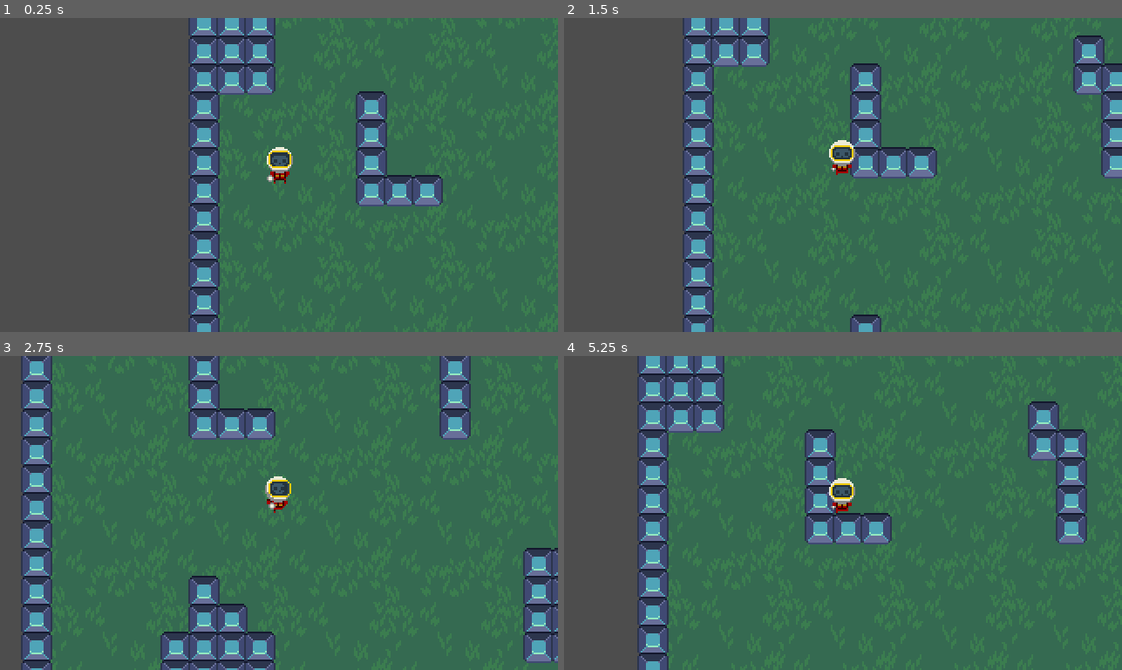
Above: before the commit, frames 1-4 (two rows, left to right).
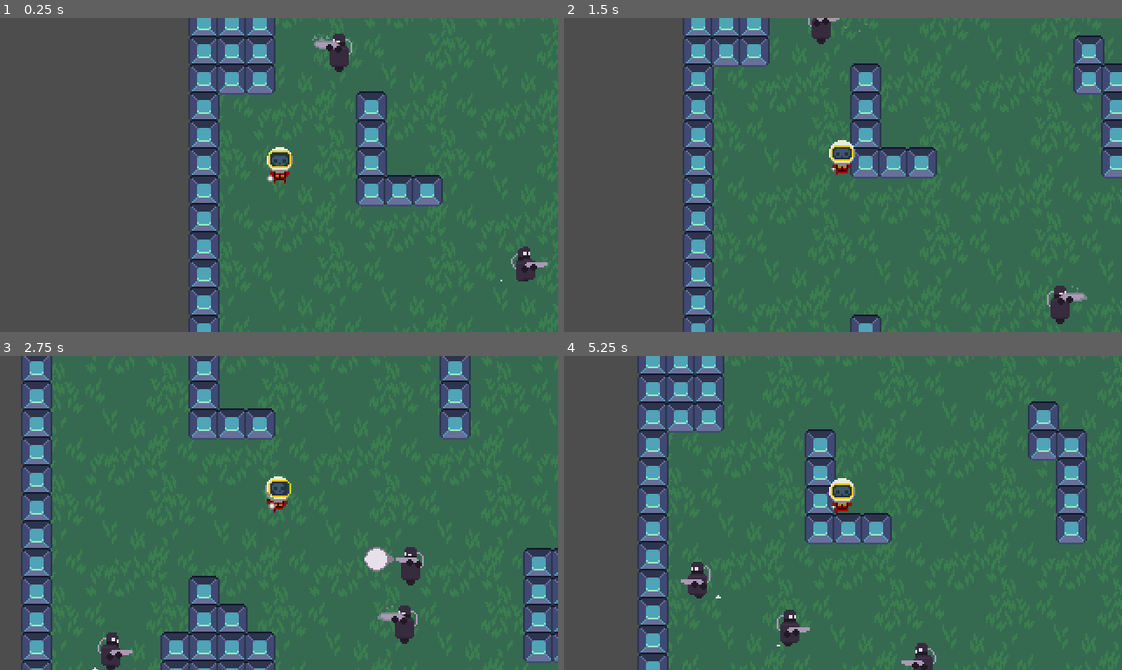
Above: after the commit, the same moments.

Repository: Hamsu-dev/NHG-Rougelike
Game: Godot game, scene res://Scenes/world.tscn
Two runs of this game, one before a commit and one after it. Both use one fixed random seed, a clock stepped at 60 frames per second and the inputs below.
Inputs:
- Up to frame 1 (0.25 s): no input
- Up to frame 2 (1.5 s): hold D (right) 0.53-1.28 s; hold S (down) from 1.28 s (still down)
- Up to frame 3 (2.75 s): release S (down) at 2.03 s; hold D (right) from 2.03 s (still down)
- Up to frame 4 (5.25 s): release D (right) at 2.78 s; hold W (up) 2.78-3.53 s; hold A (left) 3.53-5.03 s; hold S (down) from 5.03 s (still down)

The runs differ from the first frame. In frame 1, 0.8% of the frame differs, in the area x 55-99%, y 5-84%; in frame 2, 0.7%; in frame 3, 1.5%, in the area x 16-76%, y 60-100%; in frame 4, 1.0%.

Commit message:
:fire: New enemy attack state

Diff:
--- a/Scenes/business_goblin.tscn
+++ b/Scenes/business_goblin.tscn
@@ -1,12 +1,13 @@
-[gd_scene load_steps=55 format=3 uid="uid://0swq8evanvan"]
+[gd_scene load_steps=58 format=3 uid="uid://0swq8evanvan"]
 
 [ext_resource type="Script" path="res://Scripts/business_goblin.gd" id="1_ciccd"]
 [ext_resource type="Texture2D" uid="uid://2uwxiw31gd5" path="res://Assets/Pot_enemy.png" id="2_cknee"]
-[ext_resource type="Script" path="res://Scripts/finite_state_machine.gd" id="4_nvnsf"]
+[ext_resource type="Script" path="res://States/finite_state_machine.gd" id="4_alqsg"]
 [ext_resource type="Script" path="res://Scripts/animation_director.gd" id="4_q5sk8"]
-[ext_resource type="Script" path="res://Scripts/enemy_wander_state.gd" id="5_f67p2"]
-[ext_resource type="Script" path="res://Scripts/enemy_chase_state.gd" id="6_b80fx"]
-[ext_resource type="Script" path="res://Scripts/enemy_ambush_state.gd" id="7_8q0ek"]
+[ext_resource type="Script" path="res://States/enemy_wander_state.gd" id="5_dwxi0"]
+[ext_resource type="Script" path="res://States/enemy_chase_state.gd" id="6_7jra8"]
+[ext_resource type="Script" path="res://States/enemy_ambush_state.gd" id="6_kg5tl"]
+[ext_resource type="Script" path="res://States/enemy_shoot_state.gd" id="7_uqm5j"]
 
 [sub_resource type="AtlasTexture" id="AtlasTexture_s4rkj"]
 atlas = ExtResource("2_cknee")
@@ -294,6 +295,287 @@
 "speed": 5.0
 }]
 
+[sub_resource type="Animation" id="Animation_1e21p"]
+length = 0.001
+tracks/0/type = "value"
+tracks/0/imported = false
+tracks/0/enabled = true
+tracks/0/path = NodePath("AnimatedSprite2D:animation")
+tracks/0/interp = 1
+tracks/0/loop_wrap = true
+tracks/0/keys = {
+"times": PackedFloat32Array(0),
+"transitions": PackedFloat32Array(1),
+"update": 1,
+"values": [&"move"]
+}
+tracks/1/type = "value"
+tracks/1/imported = false
+tracks/1/enabled = true
+tracks/1/path = NodePath("AnimatedSprite2D:frame")
+tracks/1/interp = 1
+tracks/1/loop_wrap = true
+tracks/1/keys = {
+"times": PackedFloat32Array(0),
+"transitions": PackedFloat32Array(1),
+"update": 1,
+"values": [7]
+}
+tracks/2/type = "value"
+tracks/2/imported = false
+tracks/2/enabled = true
+tracks/2/path = NodePath("AnimatedSprite2D:flip_h")
+tracks/2/interp = 1
+tracks/2/loop_wrap = true
+tracks/2/keys = {
+"times": PackedFloat32Array(0),
+"transitions": PackedFloat32Array(1),
+"update": 1,
+"values": [false]
+}
+
+[sub_resource type="Animation" id="Animation_1gjpj"]
+resource_name = "idle"
+length = 0.1
+tracks/0/type = "value"
+tracks/0/imported = false
+tracks/0/enabled = true
+tracks/0/path = NodePath("AnimatedSprite2D:animation")
+tracks/0/interp = 1
+tracks/0/loop_wrap = true
+tracks/0/keys = {
+"times": PackedFloat32Array(0),
+"transitions": PackedFloat32Array(1),
+"update": 1,
+"values": [&"idle"]
+}
+tracks/1/type = "value"
+tracks/1/imported = false
+tracks/1/enabled = true
+tracks/1/path = NodePath("AnimatedSprite2D:flip_h")
+tracks/1/interp = 1
+tracks/1/loop_wrap = true
+tracks/1/keys = {
+"times": PackedFloat32Array(0),
+"transitions": PackedFloat32Array(1),
+"update": 1,
+"values": [true]
+}
+tracks/2/type = "value"
+tracks/2/imported = false
+tracks/2/enabled = true
+tracks/2/path = NodePath("AnimatedSprite2D:frame")
+tracks/2/interp = 1
+tracks/2/loop_wrap = true
+tracks/2/keys = {
+"times": PackedFloat32Array(0),
+"transitions": PackedFloat32Array(1),
+"update": 1,
+"values": [0]
+}
+
+[sub_resource type="Animation" id="Animation_gecj7"]
+resource_name = "shoot_left"
+length = 0.8
+loop_mode = 1
+tracks/0/type = "value"
+tracks/0/imported = false
+tracks/0/enabled = true
+tracks/0/path = NodePath("AnimatedSprite2D:animation")
+tracks/0/interp = 1
+tracks/0/loop_wrap = true
+tracks/0/keys = {
+"times": PackedFloat32Array(0),
+"transitions": PackedFloat32Array(1),
+"update": 1,
+"values": [&"move"]
+}
+tracks/1/type = "value"
+tracks/1/imported = false
+tracks/1/enabled = true
+tracks/1/path = NodePath("AnimatedSprite2D:frame")
+tracks/1/interp = 1
+tracks/1/loop_wrap = true
+tracks/1/keys = {
+"times": PackedFloat32Array(0, 0.1, 0.2, 0.3, 0.4, 0.5, 0.6, 0.7),
+"transitions": PackedFloat32Array(1, 1, 1, 1, 1, 1, 1, 1),
+"update": 1,
+"values": [15, 16, 17, 18, 19, 20, 21, 22]
+}
+tracks/2/type = "value"
+tracks/2/imported = false
+tracks/2/enabled = true
+tracks/2/path = NodePath("AnimatedSprite2D:flip_h")
+tracks/2/interp = 1
+tracks/2/loop_wrap = true
+tracks/2/keys = {
+"times": PackedFloat32Array(0, 0.8),
+"transitions": PackedFloat32Array(1, 1),
+"update": 1,
+"values": [true, true]
+}
+
+[sub_resource type="Animation" id="Animation_nmlxg"]
+resource_name = "shoot_right"
+length = 0.8
+loop_mode = 1
+tracks/0/type = "value"
+tracks/0/imported = false
+tracks/0/enabled = true
+tracks/0/path = NodePath("AnimatedSprite2D:animation")
+tracks/0/interp = 1
+tracks/0/loop_wrap = true
+tracks/0/keys = {
+"times": PackedFloat32Array(0),
+"transitions": PackedFloat32Array(1),
+"update": 1,
+"values": [&"move"]
+}
+tracks/1/type = "value"
+tracks/1/imported = false
+tracks/1/enabled = true
+tracks/1/path = NodePath("AnimatedSprite2D:frame")
+tracks/1/interp = 1
+tracks/1/loop_wrap = true
+tracks/1/keys = {
+"times": PackedFloat32Array(0, 0.1, 0.2, 0.3, 0.4, 0.5, 0.6, 0.7),
+"transitions": PackedFloat32Array(1, 1, 1, 1, 1, 1, 1, 1),
+"update": 1,
+"values": [15, 16, 17, 18, 19, 20, 21, 22]
+}
+tracks/2/type = "value"
+tracks/2/imported = false
+tracks/2/enabled = true
+tracks/2/path = NodePath("AnimatedSprite2D:flip_h")
+tracks/2/interp = 1
+tracks/2/loop_wrap = true
+tracks/2/keys = {
+"times": PackedFloat32Array(0, 0.8),
+"transitions": PackedFloat32Array(1, 1),
+"update": 1,
+"values": [false, false]
+}
+
+[sub_resource type="Animation" id="Animation_vpe8d"]
+resource_name = "wake_left"
+tracks/0/type = "value"
+tracks/0/imported = false
+tracks/0/enabled = true
+tracks/0/path = NodePath("AnimatedSprite2D:animation")
+tracks/0/interp = 1
+tracks/0/loop_wrap = true
+tracks/0/keys = {
+"times": PackedFloat32Array(0),
+"transitions": PackedFloat32Array(1),
+"update": 1,
+"values": [&"idle"]
+}
+tracks/1/type = "value"
+tracks/1/imported = false
+tracks/1/enabled = true
+tracks/1/path = NodePath("AnimatedSprite2D:flip_h")
+tracks/1/interp = 1
+tracks/1/loop_wrap = true
+tracks/1/keys = {
+"times": PackedFloat32Array(0, 0.1, 0.2, 0.3, 0.4, 0.5),
+"transitions": PackedFloat32Array(1, 1, 1, 1, 1, 1),
+"update": 1,
+"values": [true, true, true, true, true, true]
+}
+tracks/2/type = "value"
+tracks/2/imported = false
+tracks/2/enabled = true
+tracks/2/path = NodePath("AnimatedSprite2D:frame")
+tracks/2/interp = 1
+tracks/2/loop_wrap = true
+tracks/2/keys = {
+"times": PackedFloat32Array(0, 0.1, 0.2, 0.3, 0.4, 0.5),
+"transitions": PackedFloat32Array(1, 1, 1, 1, 1, 1),
+"update": 1,
+"values": [1, 2, 3, 4, 5, 6]
+}
+
+[sub_resource type="Animation" id="Animation_73ncd"]
+resource_name = "wake_right"
+length = 0.6
+tracks/0/type = "value"
+tracks/0/imported = false
+tracks/0/enabled = true
+tracks/0/path = NodePath("AnimatedSprite2D:animation")
+tracks/0/interp = 1
+tracks/0/loop_wrap = true
+tracks/0/keys = {
+"times": PackedFloat32Array(0),
+"transitions": PackedFloat32Array(1),
+"update": 1,
+"values": [&"idle"]
+}
+tracks/1/type = "value"
+tracks/1/imported = false
+tracks/1/enabled = true
+tracks/1/path = NodePath("AnimatedSprite2D:frame")
+tracks/1/interp = 1
+tracks/1/loop_wrap = true
+tracks/1/keys = {
+"times": PackedFloat32Array(0, 0.1, 0.2, 0.3, 0.4, 0.5),
+"transitions": PackedFloat32Array(1, 1, 1, 1, 1, 1),
+"update": 1,
+"values": [1, 2, 3, 4, 5, 6]
+}
+tracks/2/type = "value"
+tracks/2/imported = false
+tracks/2/enabled = true
+tracks/2/path = NodePath("AnimatedSprite2D:flip_h")
+tracks/2/interp = 1
+tracks/2/loop_wrap = true
+tracks/2/keys = {
+"times": PackedFloat32Array(0, 0.1, 0.2, 0.3, 0.4, 0.5),
+"transitions": PackedFloat32Array(1, 1, 1, 1, 1, 1),
+"update": 1,
+"values": [false, false, false, false, false, false]
+}
+
+[sub_resource type="Animation" id="Animation_gvxed"]
+resource_name = "walk_left"
+length = 0.8
+loop_mode = 1
+tracks/0/type = "value"
+tracks/0/imported = false
+tracks/0/enabled = true
+tracks/0/path = NodePath("AnimatedSprite2D:animation")
+tracks/0/interp = 1
+tracks/0/loop_wrap = true
+tracks/0/keys = {
+"times": PackedFloat32Array(0),
+"transitions": PackedFloat32Array(1),
+"update": 1,
+"values": [&"move"]
+}
+tracks/1/type = "value"
+tracks/1/imported = false
+tracks/1/enabled = true
+tracks/1/path = NodePath("AnimatedSprite2D:flip_h")
+tracks/1/interp = 1
+tracks/1/loop_wrap = true
+tracks/1/keys = {
+"times": PackedFloat32Array(0, 0.1, 0.2, 0.3, 0.4, 0.5, 0.6, 0.7),
+"transitions": PackedFloat32Array(1, 1, 1, 1, 1, 1, 1, 1),
+"update": 1,
+"values": [true, true, true, true, true, true, true, true]
+}
+tracks/2/type = "value"
+tracks/2/imported = false
+tracks/2/enabled = true
+tracks/2/path = NodePath("AnimatedSprite2D:frame")
+tracks/2/interp = 1
+tracks/2/loop_wrap = true
+tracks/2/keys = {
+"times": PackedFloat32Array(0, 0.1, 0.2, 0.3, 0.4, 0.5, 0.6, 0.7),
+"transitions": PackedFloat32Array(1, 1, 1, 1, 1, 1, 1, 1),
+"update": 1,
+"values": [7, 8, 9, 10, 11, 12, 13, 14]
+}
+
 [sub_resource type="Animation" id="Animation_62i7p"]
 resource_name = "walk_right"
 length = 0.8
@@ -335,209 +617,12 @@
 "values": [false, false, false, false, false, false, false, false]
 }
 
-[sub_resource type="Animation" id="Animation_1e21p"]
-length = 0.001
-tracks/0/type = "value"
-tracks/0/imported = false
-tracks/0/enabled = true
-tracks/0/path = NodePath("AnimatedSprite2D:animation")
-tracks/0/interp = 1
-tracks/0/loop_wrap = true
-tracks/0/keys = {
-"times": PackedFloat32Array(0),
-"transitions": PackedFloat32Array(1),
-"update": 1,
-"values": [&"move"]
-}
-tracks/1/type = "value"
-tracks/1/imported = false
-tracks/1/enabled = true
-tracks/1/path = NodePath("AnimatedSprite2D:frame")
-tracks/1/interp = 1
-tracks/1/loop_wrap = true
-tracks/1/keys = {
-"times": PackedFloat32Array(0),
-"transitions": PackedFloat32Array(1),
-"update": 1,
-"values": [7]
-}
-tracks/2/type = "value"
-tracks/2/imported = false
-tracks/2/enabled = true
-tracks/2/path = NodePath("AnimatedSprite2D:flip_h")
-tracks/2/interp = 1
-tracks/2/loop_wrap = true
-tracks/2/keys = {
-"times": PackedFloat32Array(0),
-"transitions": PackedFloat32Array(1),
-"update": 1,
-"values": [false]
-}
-
-[sub_resource type="Animation" id="Animation_gvxed"]
-resource_name = "walk_left"
-length = 0.8
-loop_mode = 1
-tracks/0/type = "value"
-tracks/0/imported = false
-tracks/0/enabled = true
-tracks/0/path = NodePath("AnimatedSprite2D:animation")
-tracks/0/interp = 1
-tracks/0/loop_wrap = true
-tracks/0/keys = {
-"times": PackedFloat32Array(0),
-"transitions": PackedFloat32Array(1),
-"update": 1,
-"values": [&"move"]
-}
-tracks/1/type = "value"
-tracks/1/imported = false
-tracks/1/enabled = true
-tracks/1/path = NodePath("AnimatedSprite2D:flip_h")
-tracks/1/interp = 1
-tracks/1/loop_wrap = true
-tracks/1/keys = {
-"times": PackedFloat32Array(0, 0.1, 0.2, 0.3, 0.4, 0.5, 0.6, 0.7),
-"transitions": PackedFloat32Array(1, 1, 1, 1, 1, 1, 1, 1),
-"update": 1,
-"values": [true, true, true, true, true, true, true, true]
-}
-tracks/2/type = "value"
-tracks/2/imported = false
-tracks/2/enabled = true
-tracks/2/path = NodePath("AnimatedSprite2D:frame")
-tracks/2/interp = 1
-tracks/2/loop_wrap = true
-tracks/2/keys = {
-"times": PackedFloat32Array(0, 0.1, 0.2, 0.3, 0.4, 0.5, 0.6, 0.7),
-"transitions": PackedFloat32Array(1, 1, 1, 1, 1, 1, 1, 1),
-"update": 1,
-"values": [7, 8, 9, 10, 11, 12, 13, 14]
-}
-
-[sub_resource type="Animation" id="Animation_1gjpj"]
-resource_name = "idle"
-length = 0.1
-tracks/0/type = "value"
-tracks/0/imported = false
-tracks/0/enabled = true
-tracks/0/path = NodePath("AnimatedSprite2D:animation")
-tracks/0/interp = 1
-tracks/0/loop_wrap = true
-tracks/0/keys = {
-"times": PackedFloat32Array(0),
-"transitions": PackedFloat32Array(1),
-"update": 1,
-"values": [&"idle"]
-}
-tracks/1/type = "value"
-tracks/1/imported = false
-tracks/1/enabled = true
-tracks/1/path = NodePath("AnimatedSprite2D:flip_h")
-tracks/1/interp = 1
-tracks/1/loop_wrap = true
-tracks/1/keys = {
-"times": PackedFloat32Array(0),
-"transitions": PackedFloat32Array(1),
-"update": 1,
-"values": [true]
-}
-tracks/2/type = "value"
-tracks/2/imported = false
-tracks/2/enabled = true
-tracks/2/path = NodePath("AnimatedSprite2D:frame")
-tracks/2/interp = 1
-tracks/2/loop_wrap = true
-tracks/2/keys = {
-"times": PackedFloat32Array(0),
-"transitions": PackedFloat32Array(1),
-"update": 1,
-"values": [0]
-}
-
-[sub_resource type="Animation" id="Animation_73ncd"]
-resource_name = "wake_right"
-length = 0.6
-tracks/0/type = "value"
-tracks/0/imported = false
-tracks/0/enabled = true
-tracks/0/path = NodePath("AnimatedSprite2D:animation")
-tracks/0/interp = 1
-tracks/0/loop_wrap = true
-tracks/0/keys = {
-"times": PackedFloat32Array(0),
-"transitions": PackedFloat32Array(1),
-"update": 1,
-"values": [&"idle"]
-}
-tracks/1/type = "value"
-tracks/1/imported = false
-tracks/1/enabled = true
-tracks/1/path = NodePath("AnimatedSprite2D:frame")
-tracks/1/interp = 1
-tracks/1/loop_wrap = true
-tracks/1/keys = {
-"times": PackedFloat32Array(0, 0.1, 0.2, 0.3, 0.4, 0.5),
-"transitions": PackedFloat32Array(1, 1, 1, 1, 1, 1),
-"update": 1,
-"values": [1, 2, 3, 4, 5, 6]
-}
-tracks/2/type = "value"
-tracks/2/imported = false
-tracks/2/enabled = true
-tracks/2/path = NodePath("AnimatedSprite2D:flip_h")
-tracks/2/interp = 1
-tracks/2/loop_wrap = true
-tracks/2/keys = {
-"times": PackedFloat32Array(0, 0.1, 0.2, 0.3, 0.4, 0.5),
-"transitions": PackedFloat32Array(1, 1, 1, 1, 1, 1),
-"update": 1,
-"values": [false, false, false, false, false, false]
-}
-
-[sub_resource type="Animation" id="Animation_vpe8d"]
-resource_name = "wake_left"
-tracks/0/type = "value"
-tracks/0/imported = false
-tracks/0/enabled = true
-tracks/0/path = NodePath("AnimatedSprite2D:animation")
-tracks/0/interp = 1
-tracks/0/loop_wrap = true
-tracks/0/keys = {
-"times": PackedFloat32Array(0),
-"transitions": PackedFloat32Array(1),
-"update": 1,
-"values": [&"idle"]
-}
-tracks/1/type = "value"
-tracks/1/imported = false
-tracks/1/enabled = true
-tracks/1/path = NodePath("AnimatedSprite2D:flip_h")
-tracks/1/interp = 1
-tracks/1/loop_wrap = true
-tracks/1/keys = {
-"times": PackedFloat32Array(0, 0.1, 0.2, 0.3, 0.4, 0.5),
-"transitions": PackedFloat32Array(1, 1, 1, 1, 1, 1),
-"update": 1,
-"values": [true, true, true, true, true, true]
-}
-tracks/2/type = "value"
-tracks/2/imported = false
-tracks/2/enabled = true
-tracks/2/path = NodePath("AnimatedSprite2D:frame")
-tracks/2/interp = 1
-tracks/2/loop_wrap = true
-tracks/2/keys = {
-"times": PackedFloat32Array(0, 0.1, 0.2, 0.3, 0.4, 0.5),
-"transitions": PackedFloat32Array(1, 1, 1, 1, 1, 1),
-"update": 1,
-"values": [1, 2, 3, 4, 5, 6]
-}
-
 [sub_resource type="AnimationLibrary" id="AnimationLibrary_bui6d"]
 _data = {
 "RESET": SubResource("Animation_1e21p"),
 "idle": SubResource("Animation_1gjpj"),
+"shoot_left": SubResource("Animation_gecj7"),
+"shoot_right": SubResource("Animation_nmlxg"),
 "wake_left": SubResource("Animation_vpe8d"),
 "wake_right": SubResource("Animation_73ncd"),
 "walk_left": SubResource("Animation_gvxed"),
@@ -545,17 +630,47 @@
 }
 
 [node name="BusinessGoblin" type="CharacterBody2D"]
+y_sort_enabled = true
+position = Vector2(2, -7)
 script = ExtResource("1_ciccd")
 acceleration = 100.0
 
+[node name="FiniteStateMachine" type="Node" parent="." node_paths=PackedStringArray("state")]
+script = ExtResource("4_alqsg")
+state = NodePath("EnemyAmbushState")
+
+[node name="EnemyWanderState" type="Node" parent="FiniteStateMachine" node_paths=PackedStringArray("actor", "animator", "vision_cast")]
+script = ExtResource("5_dwxi0")
+actor = NodePath("../..")
+animator = NodePath("../../AnimatedSprite2D")
+vision_cast = NodePath("../../RayCast2D")
+
+[node name="EnemyAmbushState" type="Node" parent="FiniteStateMachine" node_paths=PackedStringArray("actor", "animator", "vision_cast")]
+script = ExtResource("6_kg5tl")
+actor = NodePath("../..")
+animator = NodePath("../../AnimatedSprite2D")
+vision_cast = NodePath("../../RayCast2D")
+
+[node name="EnemyShootState" type="Node" parent="FiniteStateMachine" node_paths=PackedStringArray("actor", "animator", "vision_cast")]
+script = ExtResource("7_uqm5j")
+actor = NodePath("../..")
+animator = NodePath("../../AnimatedSprite2D")
+vision_cast = NodePath("../../RayCast2D")
+
+[node name="EnemyChaseState" type="Node" parent="FiniteStateMachine" node_paths=PackedStringArray("actor", "animator", "vision_cast")]
+script = ExtResource("6_7jra8")
+actor = NodePath("../..")
+animator = NodePath("../../AnimatedSprite2D")
+vision_cast = NodePath("../../RayCast2D")
+
 [node name="AnimatedSprite2D" type="AnimatedSprite2D" parent="."]
-position = Vector2(0, -5)
+position = Vector2(0, -6)
 sprite_frames = SubResource("SpriteFrames_tt0s6")
 animation = &"move"
 frame = 7
-offset = Vector2(1, -1)
 
 [node name="CollisionPolygon2D" type="CollisionPolygon2D" parent="."]
+position = Vector2(-4, -3)
 polygon = PackedVector2Array(-3, 0, 0, -3, 3, 0, 0, 3)
 
 [node name="AnimationPlayer" type="AnimationPlayer" parent="."]
@@ -564,32 +679,11 @@
 }
 
 [node name="AnimationDirector" type="Node2D" parent="." node_paths=PackedStringArray("animation_player")]
+position = Vector2(-2.2, -2.2)
 script = ExtResource("4_q5sk8")
 animation_player = NodePath("../AnimationPlayer")
 
-[node name="FiniteStateMachine" type="Node" parent="." node_paths=PackedStringArray("state")]
-script = ExtResource("4_nvnsf")
-state = NodePath("EnemyAmbushState")
-
-[node name="EnemyWanderState" type="Node" parent="FiniteStateMachine" node_paths=PackedStringArray("actor", "animator", "vision_cast")]
-script = ExtResource("5_f67p2")
-actor = NodePath("../..")
-animator = NodePath("../../AnimatedSprite2D")
-vision_cast = NodePath("../../RayCast2D")
-
-[node name="EnemyChaseState" type="Node" parent="FiniteStateMachine" node_paths=PackedStringArray("actor", "animator", "vision_cast")]
-script = ExtResource("6_b80fx")
-actor = NodePath("../..")
-animator = NodePath("../../AnimatedSprite2D")
-vision_cast = NodePath("../../RayCast2D")
-
-[node name="EnemyAmbushState" type="Node" parent="FiniteStateMachine" node_paths=PackedStringArray("actor", "animator", "vision_cast")]
-script = ExtResource("7_8q0ek")
-actor = NodePath("../..")
-animator = NodePath("../../AnimatedSprite2D")
-vision_cast = NodePath("../../RayCast2D")
-
 [node name="RayCast2D" type="RayCast2D" parent="."]
-position = Vector2(0, -4)
-target_position = Vector2(0, 16)
+position = Vector2(-4, -3)
+target_position = Vector2(2.08165e-12, 16)
 collision_mask = 3
--- a/Scenes/world.tscn
+++ b/Scenes/world.tscn
@@ -21,7 +21,56 @@
 collision_mask = 5
 
 [node name="BusinessGoblin" parent="." instance=ExtResource("2_5tql4")]
+y_sort_enabled = false
 position = Vector2(503, 219)
+collision_layer = 4
+collision_mask = 3
+
+[node name="BusinessGoblin2" parent="." instance=ExtResource("2_5tql4")]
+y_sort_enabled = false
+position = Vector2(288, 46)
+collision_layer = 4
+collision_mask = 3
+
+[node name="BusinessGoblin3" parent="." instance=ExtResource("2_5tql4")]
+y_sort_enabled = false
+position = Vector2(248, 265)
+collision_layer = 4
+collision_mask = 3
+
+[node name="BusinessGoblin4" parent="." instance=ExtResource("2_5tql4")]
+y_sort_enabled = false
+position = Vector2(345, 148)
+collision_layer = 4
+collision_mask = 3
+
+[node name="BusinessGoblin5" parent="." instance=ExtResource("2_5tql4")]
+y_sort_enabled = false
+position = Vector2(536, 62)
+collision_layer = 4
+collision_mask = 3
+
+[node name="BusinessGoblin6" parent="." instance=ExtResource("2_5tql4")]
+y_sort_enabled = false
+position = Vector2(190, 157)
+collision_layer = 4
+collision_mask = 3
+
+[node name="BusinessGoblin7" parent="." instance=ExtResource("2_5tql4")]
+y_sort_enabled = false
+position = Vector2(82, 44)
+collision_layer = 4
+collision_mask = 3
+
+[node name="BusinessGoblin8" parent="." instance=ExtResource("2_5tql4")]
+y_sort_enabled = false
+position = Vector2(53, 259)
+collision_layer = 4
+collision_mask = 3
+
+[node name="BusinessGoblin9" parent="." instance=ExtResource("2_5tql4")]
+y_sort_enabled = false
+position = Vector2(581, 166)
 collision_layer = 4
 collision_mask = 3
 
--- a/Scripts/Player.gd
+++ b/Scripts/Player.gd
@@ -1,7 +1,7 @@
 class_name Player
 extends CharacterBody2D
 
-@onready var sprite_2d = $Sprite2D
+@onready var animated_sprite_2d = $AnimatedSprite2D
 @onready var animation_player = $AnimationPlayer
 @onready var animation_tree = $AnimationTree
 
--- a/Scripts/business_goblin.gd
+++ b/Scripts/business_goblin.gd
@@ -1,5 +1,6 @@
 class_name Enemy
 extends CharacterBody2D
+
 
 @export var max_speed = 40.0
 @export var acceleration = 50.0
@@ -7,18 +8,34 @@
 @onready var ray_cast_2d = $RayCast2D
 @onready var fsm = $FiniteStateMachine as FiniteStateMachine
 @onready var enemy_wander_state = $FiniteStateMachine/EnemyWanderState as EnemyWanderState
+@onready var enemy_ambush_state = $FiniteStateMachine/EnemyAmbushState as EnemyAmbushState
+@onready var enemy_shoot_state = $FiniteStateMachine/EnemyShootState as EnemyShootState
 @onready var enemy_chase_state = $FiniteStateMachine/EnemyChaseState as EnemyChaseState
-@onready var enemy_ambush_state = $FiniteStateMachine/EnemyAmbushState as EnemyAmbushState
 @onready var player = get_tree().get_nodes_in_group("Player")[0]
 @onready var animation_director = $AnimationDirector as AnimationDirector
 
 
 func _ready():
-	enemy_ambush_state.woke_up.connect(fsm.change_state.bind(enemy_chase_state))
-	enemy_chase_state.lost_player.connect(fsm.change_state.bind(enemy_wander_state))
-	enemy_wander_state.found_player.connect(fsm.change_state.bind(enemy_chase_state))
-
+	enemy_shoot_state.out_of_range.connect(fsm.change_state.bind(enemy_wander_state))
+	enemy_wander_state.found_player.connect(fsm.change_state.bind(enemy_shoot_state))
 
 func _physics_process(delta):
 	var direction_to_player = (player.global_position - global_position).normalized()
-	ray_cast_2d.target_position = direction_to_player * 50
+	ray_cast_2d.target_position = direction_to_player * 250 # Set this to your maximum detection range
+	ray_cast_2d.force_raycast_update() # Make sure raycast updates in the physics step
+
+	if ray_cast_2d.is_colliding():
+		var colliding_with = ray_cast_2d.get_collider()
+		var distance_to_player = global_position.distance_to(player.global_position)
+
+		if colliding_with == player:
+			if distance_to_player <= 50:
+				fsm.change_state(enemy_ambush_state)
+			elif distance_to_player <= 150 && distance_to_player > 50:
+				fsm.change_state(enemy_shoot_state)
+			elif distance_to_player <= 250 && distance_to_player > 150:
+				# Player is within chasing range but outside of shooting range
+				fsm.change_state(enemy_chase_state)
+		else:
+			# Something is obstructing the view of the player
+			fsm.change_state(enemy_wander_state)
--- /dev/null
+++ b/States/enemy_shoot_state.gd
@@ -0,0 +1,39 @@
+class_name EnemyShootState
+extends State
+
+@export var actor: Enemy
+@export var animator: AnimatedSprite2D
+@export var vision_cast: RayCast2D
+
+signal attack_finished
+signal out_of_range
+
+var is_attacking = false
+
+func _ready() -> void:
+	set_physics_process(false)
+
+func _enter_state() -> void:
+	set_physics_process(true)
+	is_attacking = true
+	shoot() # Call shoot once when entering the state
+
+func _exit_state() -> void:
+	set_physics_process(false)
+	is_attacking = false
+
+func _physics_process(delta) -> void:
+	var direction_to_player = (actor.player.global_position - actor.global_position).normalized()
+	# Update the enemy's visual direction based on the player's position
+	actor.animation_director.look_in_direction_of(actor.player.global_position)
+	var distance_to_player = actor.global_position.distance_to(actor.player.global_position)
+
+	# If the player is in sight
+	if vision_cast.is_colliding() and vision_cast.get_collider().is_in_group("Player"):
+		shoot(direction_to_player)
+	else:
+		out_of_range.emit()
+
+func shoot(direction: Vector2 = Vector2()) -> void:
+	# Your shooting logic here, e.g., instantiate a bullet and set its direction
+	actor.animation_director.play("shoot")
Renamed: Scripts/enemy_ambush_state.gd -> States/enemy_ambush_state.gd
Renamed: Scripts/enemy_chase_state.gd -> States/enemy_chase_state.gd
Renamed: Scripts/enemy_wander_state.gd -> States/enemy_wander_state.gd
Renamed: Scripts/finite_state_machine.gd -> States/finite_state_machine.gd
Not shown, added: Scenes/.DS_Store
